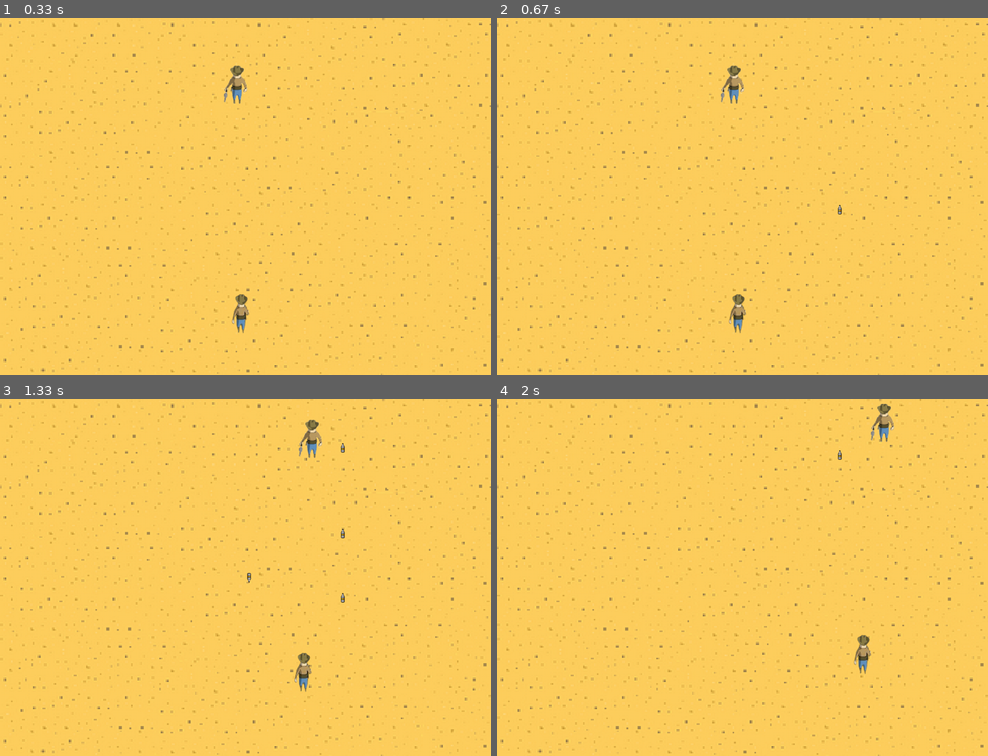
Above: before the commit, frames 1-4 (two rows, left to right).
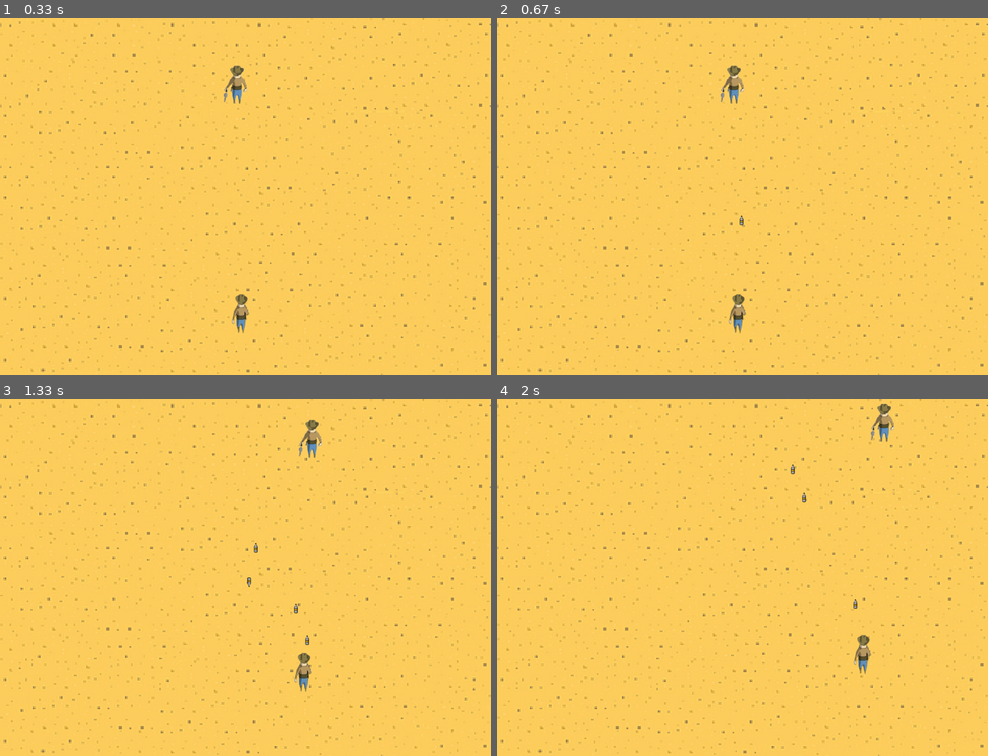
Above: after the commit, the same moments.

Repository: Ivailo2707/Pygame_Project_Cowboy
Game: pygame game, started from main.py
Same seed, same stepped clock (60 frames per second), same inputs: the game is played once before the commit and once after it.
Inputs:
- Up to frame 1 (0.33 s): no input
- Up to frame 2 (0.67 s): tap Ctrl at 0.33 s
- Up to frame 3 (1.33 s): hold Right 0.67-1.13 s; hold D 0.67-1.13 s; tap Ctrl at 0.73, 1.03, 1.23 s; tap Right Ctrl at 0.82 s; hold Up from 1.17 s (still down); hold W from 1.17 s (still down)
- Up to frame 4 (2 s): release Up at 1.47 s; release W at 1.47 s; hold Right 1.5-1.97 s; hold D 1.5-1.97 s; tap Ctrl at 1.57, 1.87 s

Frame 1 is identical in both runs. In frame 2, less than 0.1% of the frame differs, in the area x 49-71%, y 52-59%; in frame 3, 0.1%, in the area x 50-71%, y 12-69%; in frame 4, less than 0.1%.

Commit message:
Finished bullet firing
Adjusted positions also There will be a game controller class because of some separation issues

Diff:
--- a/Bullet_Controller.py
+++ b/Game_Controller.py
@@ -7,7 +7,7 @@
 PLAYER_2_IMAGE = pygame.image.load(os.path.join('Assets', 'Player_2.png'))
 WIDTH, HEIGHT = 1100, 800
 
-class Bullet_Controller:
+class Game_Controller:
     def __init__(self):
         self._P1 = Player1(WIDTH/2 - 60, 600, 100, 160, PLAYER_1_IMAGE)
         self._P2 = Player2(WIDTH/2 - 60, 100, 80, 100, PLAYER_2_IMAGE)
@@ -18,22 +18,6 @@
         self._BULLET_2_IMAGE = pygame.image.load(os.path.join('Assets', 'bullet.png'))
         self._P1_HIT = pygame.USEREVENT + 1
         self._P2_HIT = pygame.USEREVENT + 2
-
-    def shoot(self, run):
-        for event in pygame.event.get():
-            if event.type == pygame.QUIT:
-                run = False
-                pygame.quit()
-
-            elif event.type == pygame.KEYDOWN:
-                if event.key == pygame.K_LCTRL and len(self._P1_bullets) < 3:
-                    bullet = pygame.Rect(self._P1.get_y() + self._P1.get_height(), self._P1.get_x() + self._P1.get_height()//2 - 2, 10, 5)
-                    self._P1_bullets.append(bullet)
-
-                if event.key == pygame.K_RCTRL and len(self._P2_bullets) < 3:
-                    bullet = pygame.Rect(WIDTH//2, 148, 10, 5)
-                    self._P2_bullets.append(bullet)
-
 
     def handle_bullets(self):
         for bullet in self._P1_bullets:
@@ -61,3 +45,23 @@
             bullet_rect = pygame.Rect(bullet[0], bullet[1], bullet_width, bullet_height)
             bullet_image_scaled = pygame.transform.scale(self._BULLET_2_IMAGE, (bullet_width, bullet_height))
             window.blit(bullet_image_scaled, bullet_rect)
+
+
+    def game(self):
+        self._P1.handle_movement()
+        self._P2.handle_movement()
+        for event in pygame.event.get():
+            if event.type == pygame.QUIT:
+                run = False
+                pygame.quit()
+
+
+            elif event.type == pygame.KEYDOWN:
+                if event.key == pygame.K_LCTRL and len(self._P1_bullets) < 3:
+                    bullet = pygame.Rect(self._P1.get_x() + self._P1.get_width()//2, self._P1.get_y(), 10, 5)
+                    self._P1_bullets.append(bullet)
+
+                if event.key == pygame.K_RCTRL and len(self._P2_bullets) < 3:
+                    bullet = pygame.Rect(self._P2.get_x(), self._P2.get_y() + 50, 10, 5)
+                    self._P2_bullets.append(bullet)
+        self.handle_bullets()
--- a/Player1.py
+++ b/Player1.py
@@ -22,11 +22,6 @@
     def get_rect(self):
         return self._rect
 
-    def get_x(self):
-        return self._x
-
-    def get_y(self):
-        return self._y
 
     def get_width(self):
         return self._width
@@ -45,3 +40,9 @@
             self._y += self._VEL
         if keys_pressed [pygame.K_d] and self._x + self._VEL < 1030:
             self._x += self._VEL
+
+    def get_x(self):
+        return self._x
+
+    def get_y(self):
+        return self._y
--- a/Player2.py
+++ b/Player2.py
@@ -22,12 +22,6 @@
     def get_rect(self):
         return self._rect
 
-    def get_x(self):
-        return self._x
-
-    def get_y(self):
-        return self._y
-
     def get_width(self):
         return self._width
 
@@ -45,3 +39,9 @@
             self._y -= self._VEL
         if keys_pressed [pygame.K_DOWN] and self._y - self._VEL < HEIGHT/2 - self._height:
             self._y += self._VEL
+
+    def get_x(self):
+        return self._x
+
+    def get_y(self):
+        return self._y
--- a/main.py
+++ b/main.py
@@ -2,20 +2,18 @@
 import os
 from Player1 import Player1
 from Player2 import Player2
-from Bullet_Controller import Bullet_Controller
+from Game_Controller import Game_Controller
 
 WIDTH, HEIGHT = 1100, 800
 WIN = pygame.display.set_mode((WIDTH, HEIGHT))
 pygame.display.set_caption("Cowboy shooter")
-
-FPS = 60
 
 PLAYER_1_IMAGE = pygame.image.load(os.path.join('Assets', 'Player_1.png'))
 PLAYER_2_IMAGE = pygame.image.load(os.path.join('Assets', 'Player_2.png'))
 
 P1 = Player1(WIDTH/2 - 60, 600, 100, 130, PLAYER_1_IMAGE)
 P2 = Player2(WIDTH/2 - 60, 100, 80, 100, PLAYER_2_IMAGE)
-BuCtrl = Bullet_Controller()
+GaCtrl = Game_Controller()
 
 DESERT = pygame.transform.scale(pygame.image.load(os.path.join('Assets', 'Desert.png')), (WIDTH, HEIGHT))
 
@@ -23,8 +21,7 @@
     WIN.blit(DESERT, (0, 0))
     P1.draw(WIN)
     P2.draw(WIN)
-    BuCtrl.draw_bullets(WIN)
-
+    GaCtrl.draw_bullets(WIN)
     pygame.display.update()
 
 
@@ -32,13 +29,13 @@
     run = True
     clock = pygame.time.Clock()
     while(run):
-        clock.tick(FPS)
-        BuCtrl.handle_bullets()
-        BuCtrl.shoot(run)
+        clock.tick(60)
+        GaCtrl.game()
         P1.handle_movement()
         P2.handle_movement()
         draw_window()
     main()
 
+
 if __name__ == "__main__":
     main()
